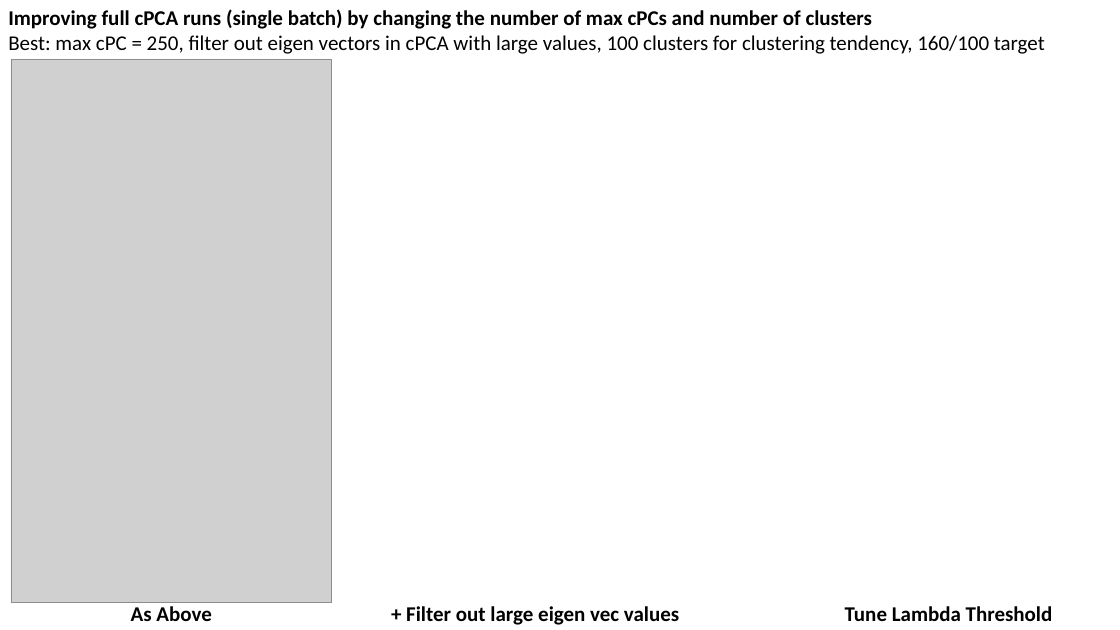
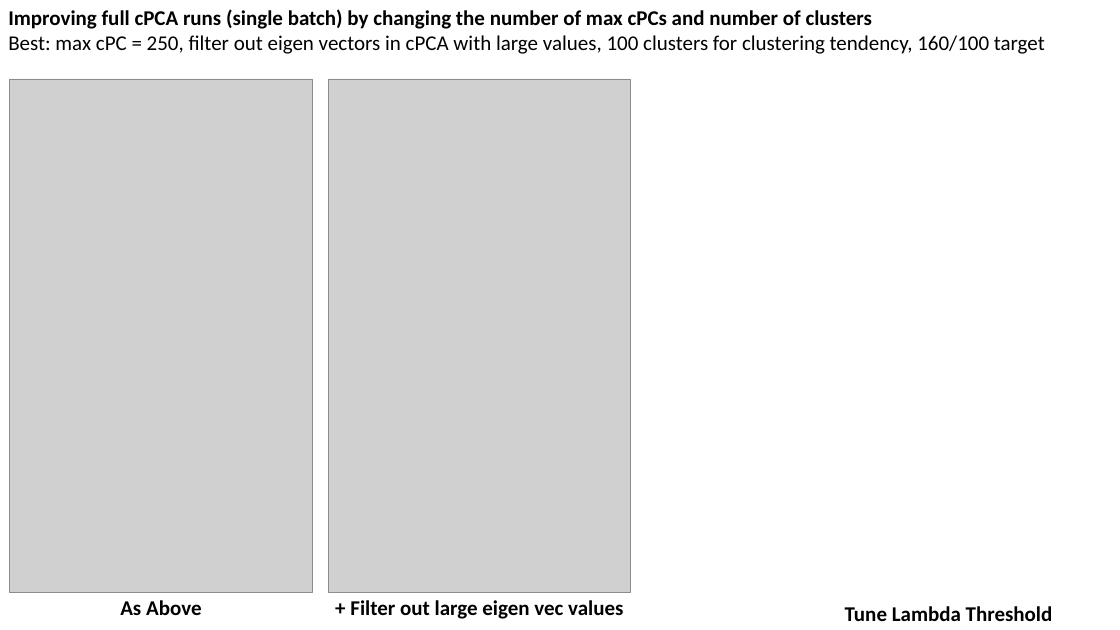
Before and after one commit to zhaohanxiong/OxfordCVM, a slide deck: slide 18 of job_results.pptx. Drawn at 1120x630 pixels with LibreOffice and Linux fonts; fonts in the diff are those of the drawing; grey boxes stand for pictures. Boxes give left, top, right and bottom in pixels: in the first picture for what was removed or moved away, otherwise in the second. Text is boxed around its words. In the diff, an @@ line names an element or a change of style, - is before the commit and + after.

Commit message:
added one more result to ppt

```diff
--- a/job_results.pptx
+++ b/job_results.pptx
@@ picture: place and size @@
-picture at (11, 60, 332, 602)
+picture at (9, 79, 313, 593)
@@ picture added at (329, 79, 630, 593) @@
@@ text "As Above": place and size @@
-text "As Above" at (131, 606, 212, 621)
+text "As Above" at (120, 600, 202, 615)
@@ text "+ Filter out large eigen ...": place and size @@
-text "+ Filter out large eigen ..." at (406, 606, 679, 625)
+text "+ Filter out large eigen ..." at (350, 600, 623, 619)
```
